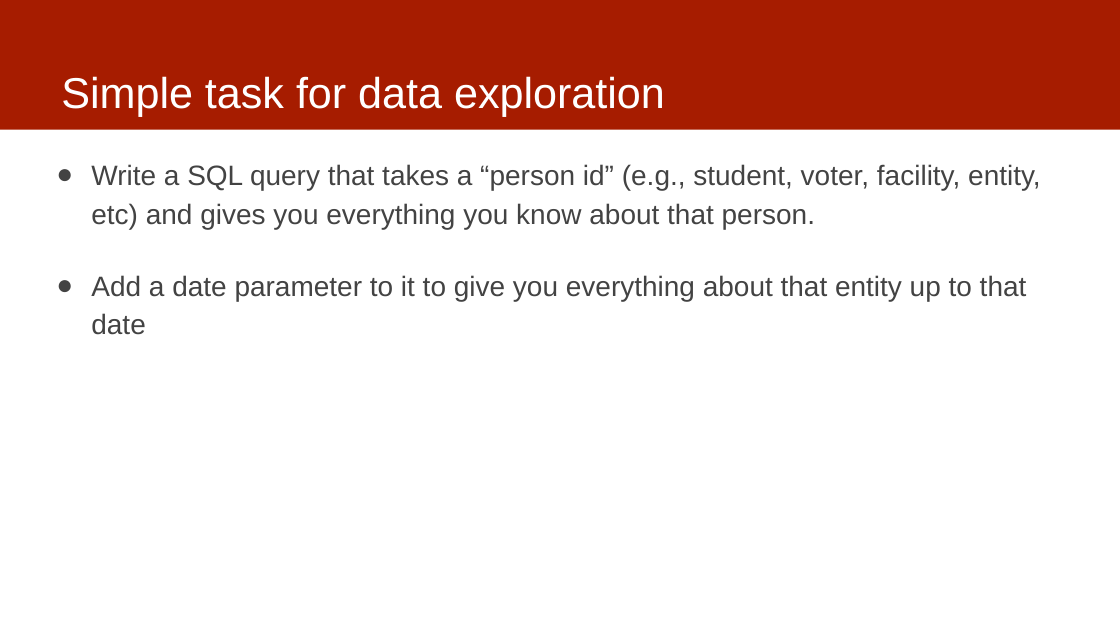
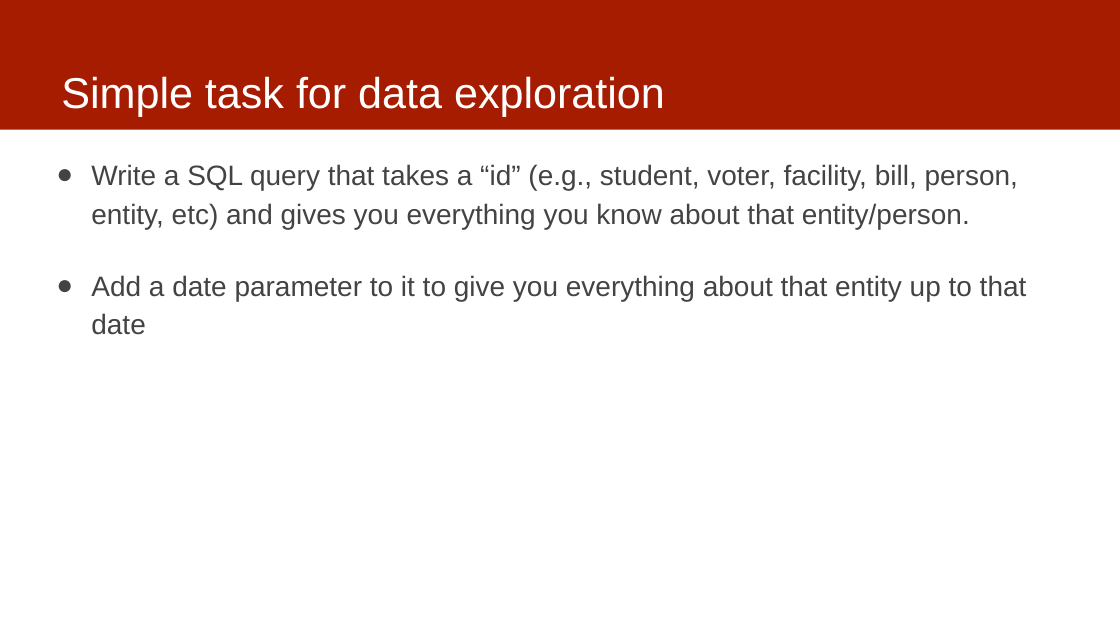
Before and after one commit to dssg/mlforpublicpolicylab, a slide deck: slide 9 of Lectures/06-data-exploration.pptx (slide 16 before the commit). Drawn at 1120x630 pixels with LibreOffice and Linux fonts; fonts in the diff are those of the drawing. Boxes give left, top, right and bottom in pixels: in the first picture for what was removed or moved away, otherwise in the second. Text is boxed around its words. In the diff, an @@ line names an element or a change of style, - is before the commit and + after.

```diff
--- a/Lectures/06-data-exploration.pptx
+++ b/Lectures/06-data-exploration.pptx
@@ text at (x1=91, y1=164, x2=1018, y2=229): text changed @@
-● Write a SQL query that takes a “person id” (e.g., student, voter, facility, entity, etc) and gives you everything you know about that person.
+● Write a SQL query that takes a “id” (e.g., student, voter, facility, bill, person, entity, etc) and gives you everything you know about that entity/person.
```
Also in this commit, not shown: 2 other slides changed, 1 slide added, 8 slides removed, 1 other file.
